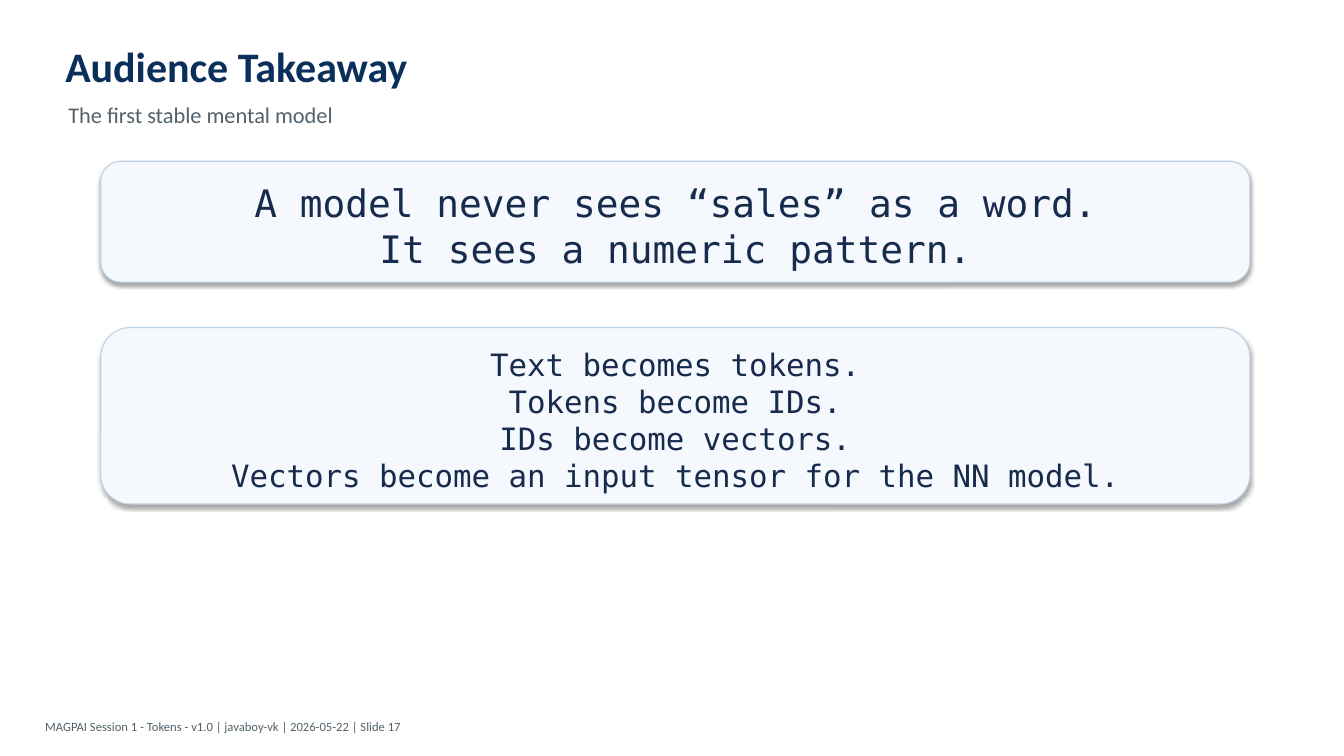
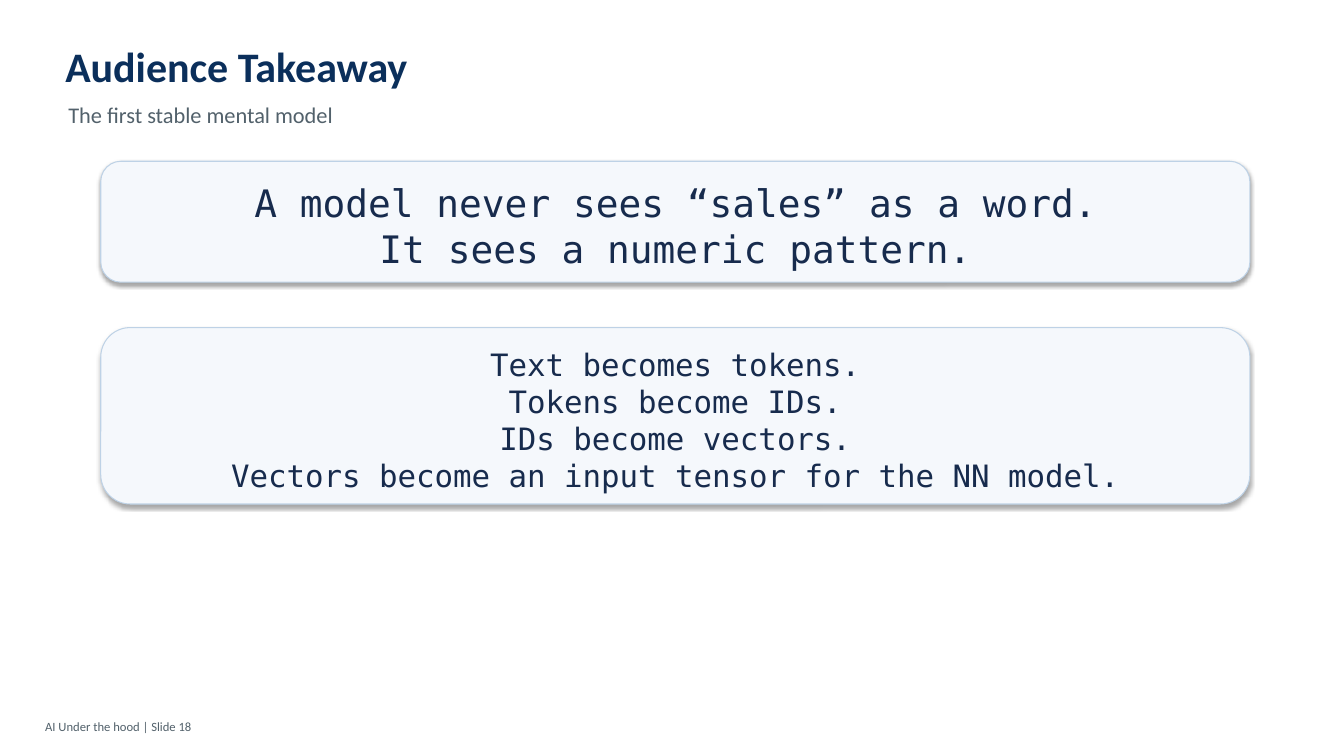
Before and after one commit to javaboy-vk/MAGPAI, a slide deck: slide 18 of pptx/Session_01_Tokens_v1.0.pptx (slide 17 before the commit). Drawn at 1344x756 pixels with LibreOffice and Linux fonts; fonts in the diff are those of the drawing. Boxes give left, top, right and bottom in pixels: in the first picture for what was removed or moved away, otherwise in the second. Text is boxed around its words. In the diff, an @@ line names an element or a change of style, - is before the commit and + after.

Commit message:
Added the Full Stack references to the beginning to position where the MAGPAI starts

```diff
--- a/pptx/Session_01_Tokens_v1.0.pptx
+++ b/pptx/Session_01_Tokens_v1.0.pptx
@@ text at [45,722,192,731]: text changed @@
-MAGPAI Session 1 - Tokens - v1.0 | javaboy-vk | 2026-05-22 | Slide 17
+AI Under the hood | Slide 18
```
Also in this commit, not shown: 16 other slides changed, 1 slide added, 20 other files.
